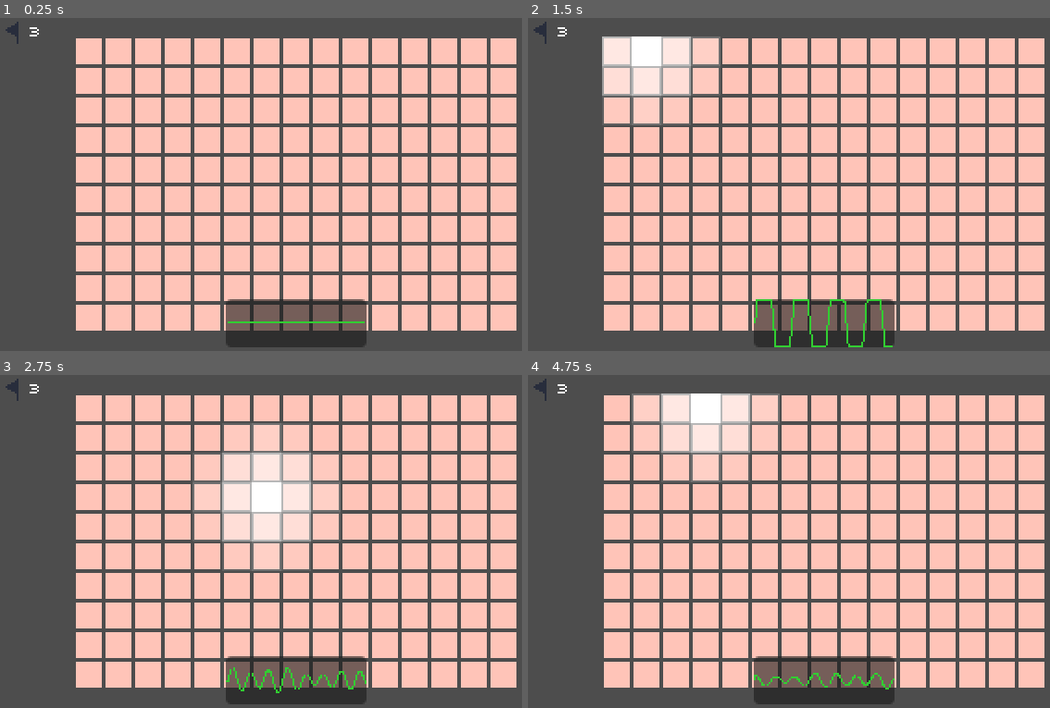
Above: before the commit, frames 1-4 (two rows, left to right).
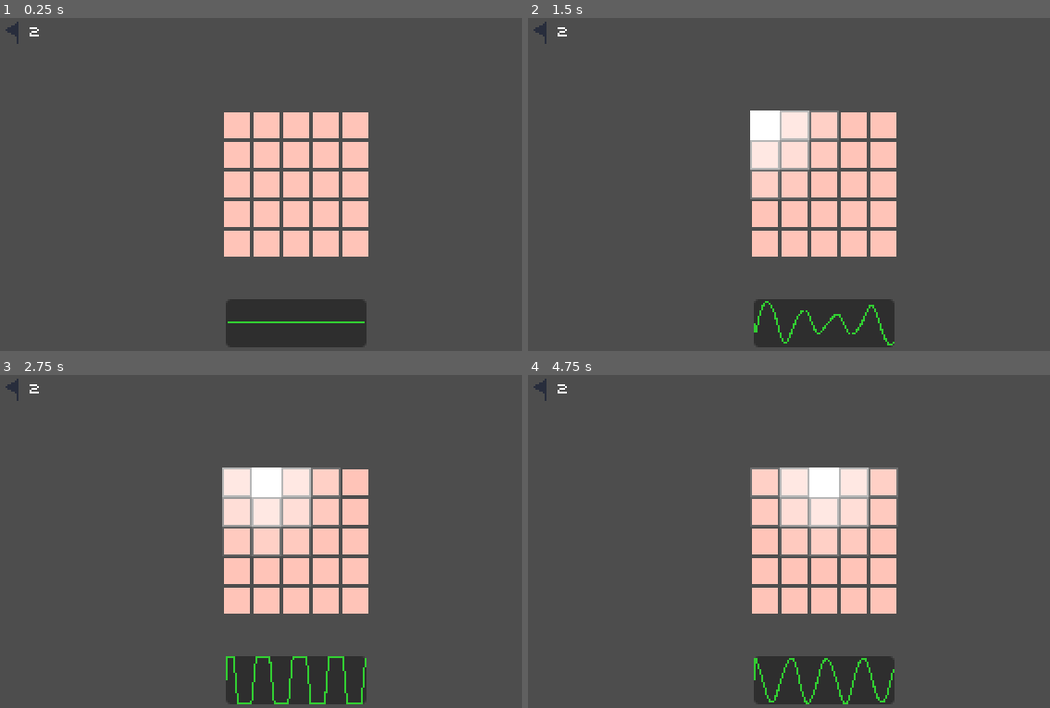
Above: after the commit, the same moments.

Repository: baconsaur/ludum-dare-59
Game: Godot game, scene res://scenes/game.tscn
The game is run twice, just before and just after one commit, with the same random seed, the same clock (stepped at 60 frames per second) and the same inputs.
Inputs (mouse positions are in pixels of both pictures, inside the frame that each line leads up to; where the layout moved, square brackets give the same spot in the first picture):
- Up to frame 1 (0.25 s): no input
- Up to frame 2 (1.5 s): click (762, 124) [616, 51] at 0.5 s; click (648, 51) at 1.27 s
- Up to frame 3 (2.75 s): click (266, 481) at 2.02 s
- Up to frame 4 (4.75 s): click (674, 408) at 2.77 s; click (825, 481) at 3.52 s; click (705, 408) at 4.27 s

The runs differ from the first frame. In frame 1, 51% of the frame differs, in the area x 5-99%, y 4-94%; in frame 2, 54%; in frame 3, 52%; in frame 4, 55%, in the area x 5-99%, y 4-99%.

Commit message:
Idk going to bed now

Diff:
--- a/scripts/game_controller.gd
+++ b/scripts/game_controller.gd
@@ -1,4 +1,7 @@
 extends Node2D
+
+var current_level = 0
+var total_score = 0
 
 @onready var map = $HUD/Map
 @onready var scan_line = $HUD/Scanner/ScanDisplay/ScanSignals
@@ -6,6 +9,21 @@
 @onready var end_level_prompt = $HUD/LevelEndPrompt
 @onready var next_level_prompt = $HUD/NextLevelPrompt
 @onready var score_display = $HUD/NextLevelPrompt/VBoxContainer/Score
+
+var map_data = [
+	{
+		"width": 5,
+		"height": 5,
+		"start_flags": 2,
+		"scan_radius": 2,
+	},
+	{
+		"width": 15,
+		"height": 10,
+		"start_flags": 3,
+		"scan_radius": 3,
+	}
+]
 
 func _ready() -> void:
 	map.connect("scanned", display_scan)
@@ -15,7 +33,7 @@
 func init_map():
 	end_level_prompt.visible = false
 	next_level_prompt.visible = false
-	map.initialize()
+	map.initialize(map_data[current_level])
 
 func display_scan(results, scan_radius):
 	scan_line.update_signals(results, scan_radius)
@@ -31,7 +49,10 @@
 	end_level_prompt.visible = false
 	next_level_prompt.visible = true
 	var map_score = map.reveal_score()
+	total_score += map_score
 	score_display.text = "Score: " + str(int(ceil(map_score)))
 
 func _on_next_level_pressed() -> void:
+	if len(map_data) > current_level + 1:
+		current_level += 1
 	SceneManager.transition_before(init_map)
--- a/scripts/map.gd
+++ b/scripts/map.gd
@@ -21,7 +21,12 @@
 func _ready() -> void:
 	randomize()
 
-func initialize():
+func initialize(map_data):
+	width = map_data["width"]
+	height = map_data["height"]
+	start_flags = map_data["start_flags"]
+	scan_radius = map_data["scan_radius"]
+
 	num_flags = start_flags
 	for row in grid:
 		for tile in row:
